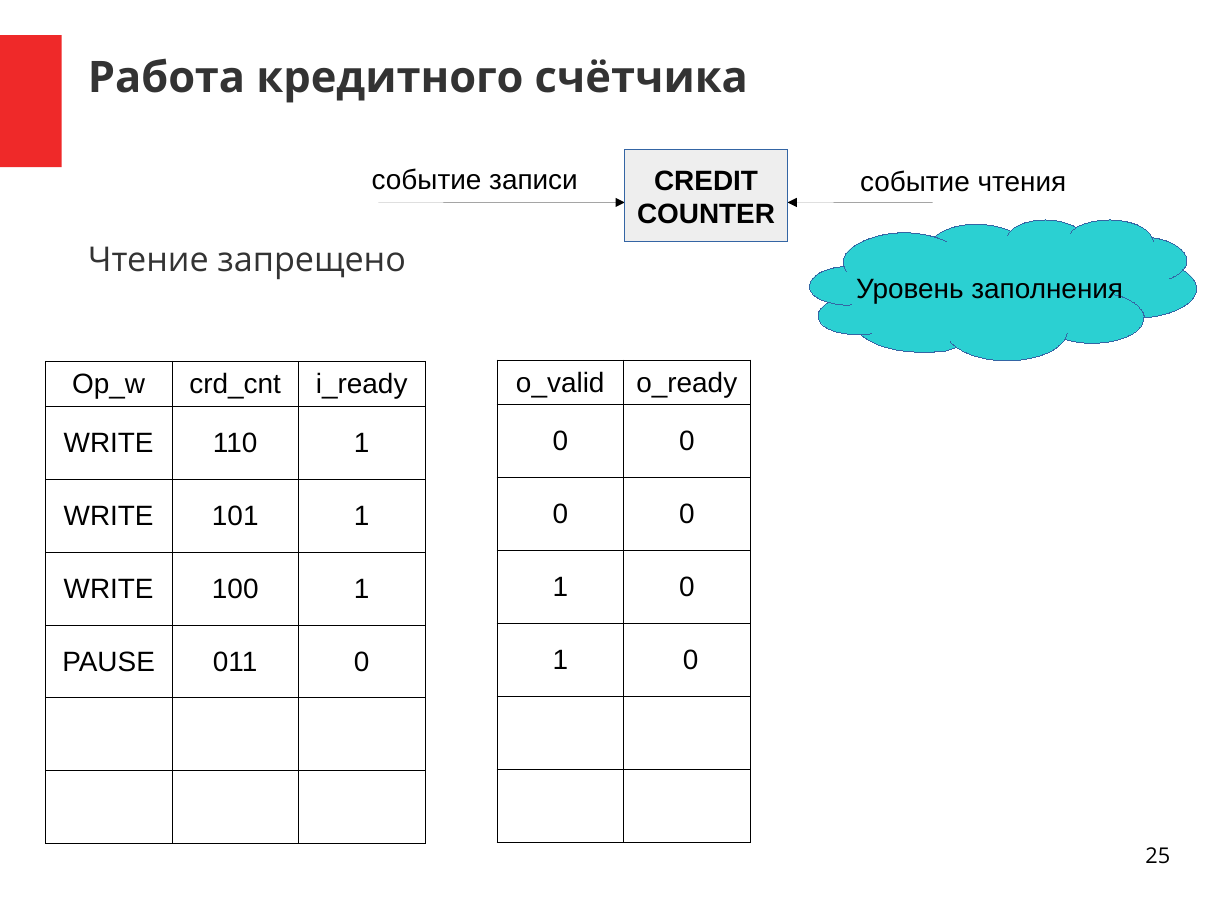
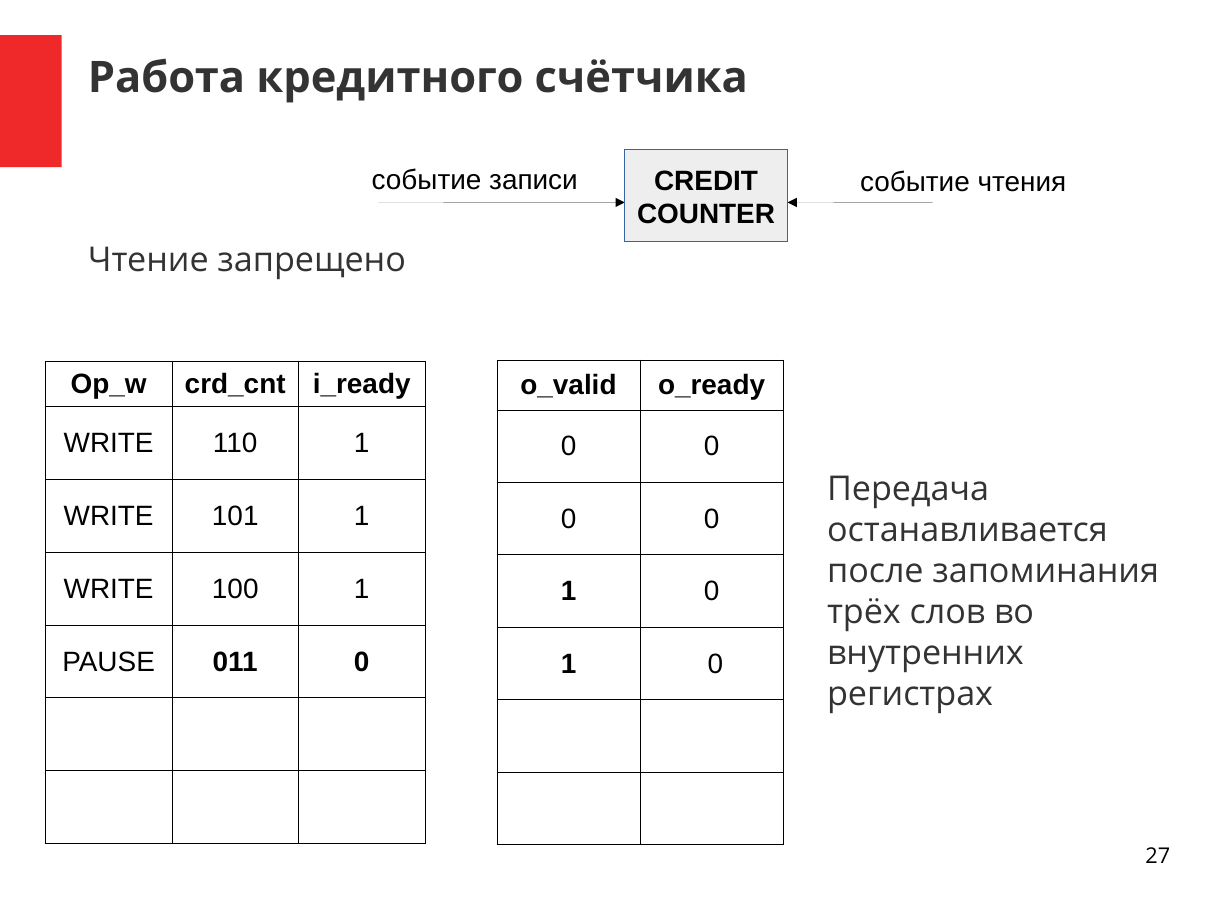
Before and after one commit to DigitalDesignSchool/2021dev, a slide deck: slide 27 of examples/presentation/pr_1.odp (slide 25 before the commit). Drawn at 1232x924 pixels with LibreOffice and Linux fonts; fonts in the diff are those of the drawing. Boxes give left, top, right and bottom in pixels: in the first picture for what was removed or moved away, otherwise in the second. Text is boxed around its words. In the diff, an @@ line names an element or a change of style, - is before the commit and + after.

Commit message:
Работа над презентацией

```diff
--- a/examples/presentation/pr_1.odp
+++ b/examples/presentation/pr_1.odp
@@ freeform shape removed at box(809, 220, 1196, 361) @@
-Уровень заполнения
@@ table at box(46, 361, 425, 842) @@
@@ bold on in "Op_w", "crd_cnt", "i_ready", "011" and 1 more places @@
@@ table at box(497, 360, 784, 845) @@
@@ bold on in "o_valid", "o_ready", "1", "1" @@
@@ table: place and size @@
-table at box(497, 360, 750, 841)
+table at box(497, 360, 784, 845)
@@ text added at box(827, 475, 1159, 714), 22 pt, text #333333 @@
+Передача останавливается после запоминания трёх слов во внутренних регистрах
@@ page number at box(1145, 847, 1170, 863): text changed @@
-25
+27
```
Also in this commit, not shown: 23 other slides changed, 5 slides added, 2 slides removed, 1 other file.
